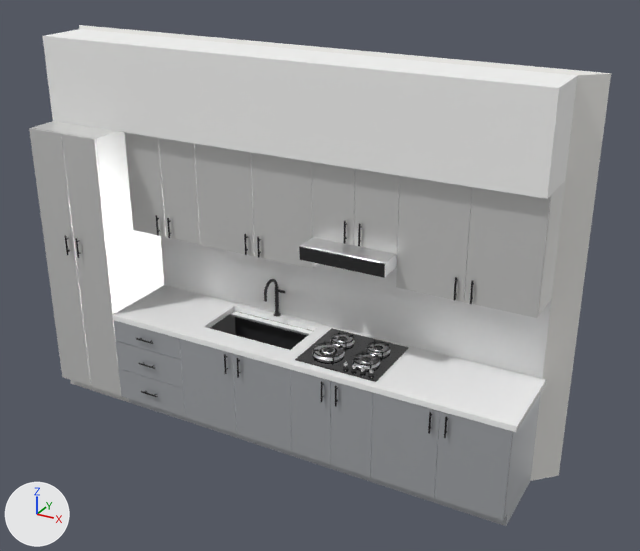
A saved change to the glTF model public/3d/modern-kitchen.glb.
Rendered twice from a 50 mm camera at (4.8, -5.06, 3.71) aimed at (2.11, -0.15, 1.26). Every picture has the same lights, and +X, +Y and +Z are marked at lower left. The older version comes first. Where no turn or scale is listed for an object, it has been applied to the vertices.

The first picture shows 'Back', 'Back Stretcher', 'Backsplash', 'Bowl Back', 'Countertop', 'Gypsum bulkhead', 'Hob 4-burner glass', 'Hob crown 1.0', 'Wall.001' and 17 more.
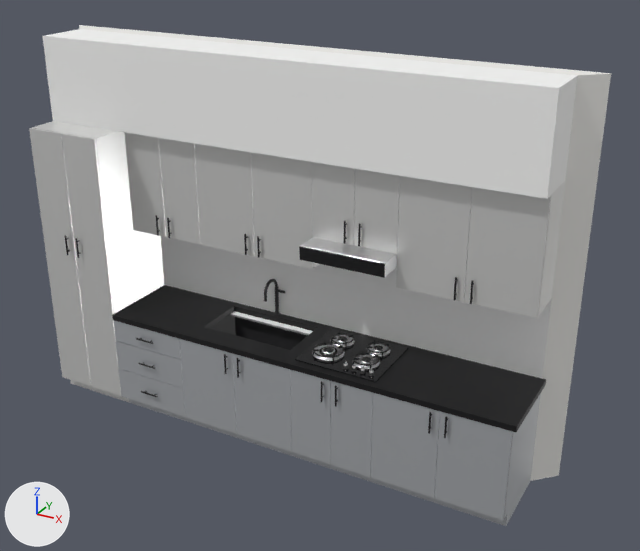
Pixel boxes [x1, y1, x2, y2] of what changed, in the pictures (640 x 551 px):
'Countertop', recoloured (white to black)
    both: [112, 285, 546, 432]

The change, as a diff of the scene's bpy script:
```diff
--- a/public/3d/modern-kitchen.glb.py
+++ b/public/3d/modern-kitchen.glb.py
@@ mat_jet_black_galaxy_granite @@
 mat_jet_black_galaxy_granite = principled_material('Jet Black Galaxy Granite')
-mat_jet_black_galaxy_granite.base_color = (1.0, 1.0, 1.0)  # white #ffffff
+mat_jet_black_galaxy_granite.base_color = (0.004, 0.004, 0.005)  # black #0d0d10
 mat_jet_black_galaxy_granite.roughness = 0.08
```
